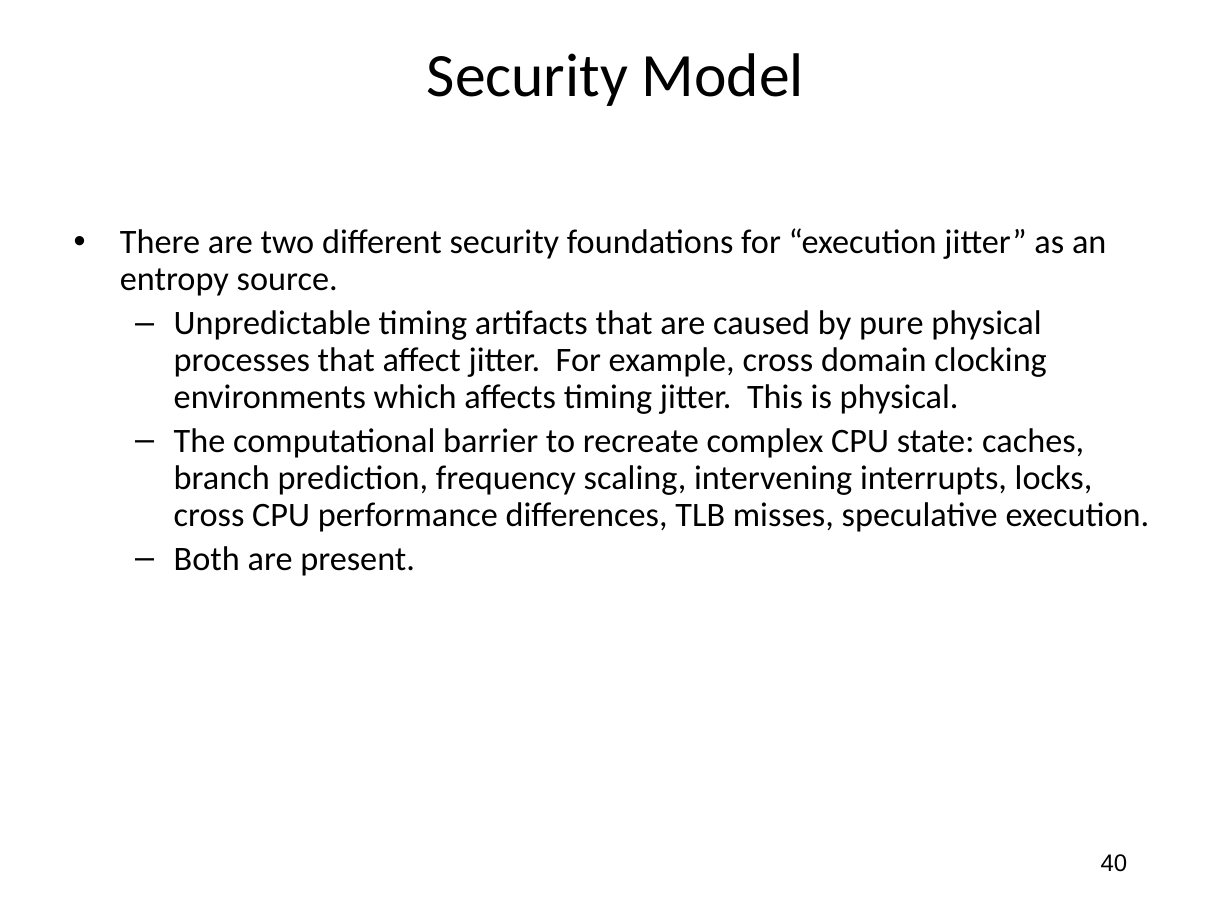
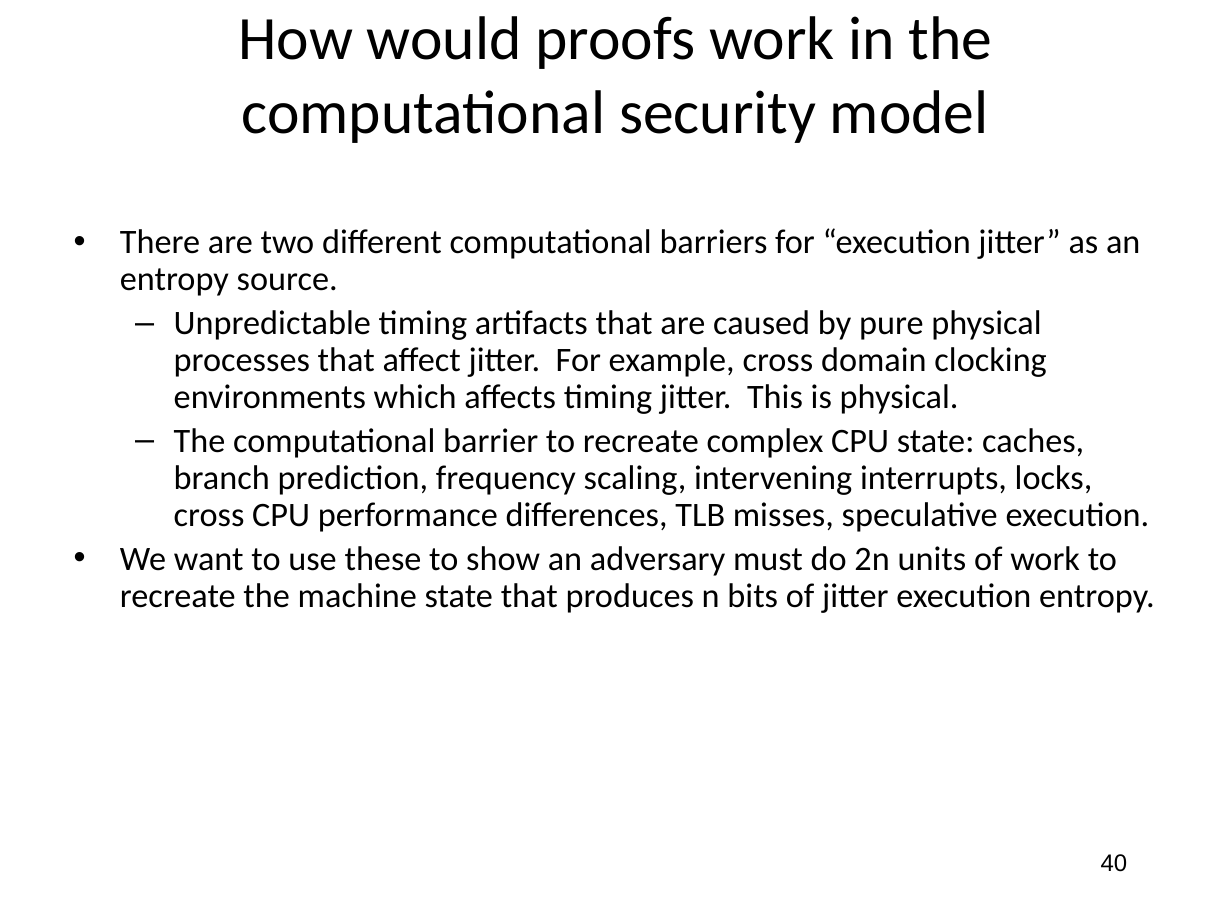
Before and after one commit to jlmucb/class_notes, a slide deck: slide 40 of BerkeleyClass/CS290Spring2013/Lectures/entropy_talk.pptx. Drawn at 1232x924 pixels with LibreOffice and Linux fonts; fonts in the diff are those of the drawing. Boxes give left, top, right and bottom in pixels: in the first picture for what was removed or moved away, otherwise in the second. Text is boxed around its words. In the diff, an @@ line names an element or a change of style, - is before the commit and + after.

Commit message:
Updated some entropy slides

```diff
--- a/BerkeleyClass/CS290Spring2013/Lectures/entropy_talk.pptx
+++ b/BerkeleyClass/CS290Spring2013/Lectures/entropy_talk.pptx
@@ title at (238,16,993,143): text changed @@
-Security Model
+How would proofs work in the computational security model
@@ text at (120,228,1140,296): text changed @@
-• There are two different security foundations for “execution jitter” as an entropy source.
+• There are two different computational barriers for “execution jitter” as an entropy source.
@@ text at (120,546,1154,613): text changed @@
-  – Both are present.
+• We want to use these to show an adversary must do 2n units of work to recreate the machine state that produces n bits of jitter execution entropy.
```
Also in this commit, not shown: 10 other slides changed, 1 other file.
